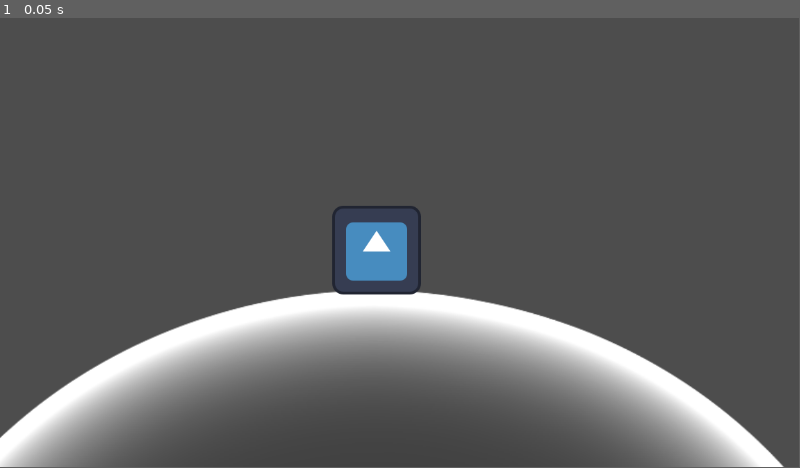
Above: before the commit, frame 1.
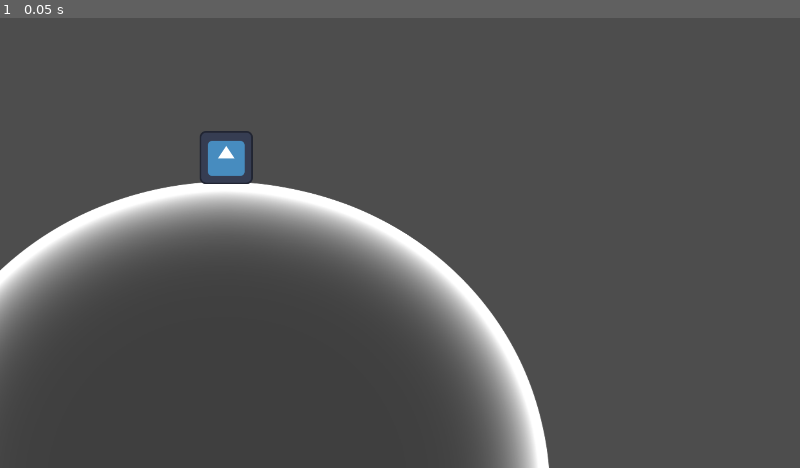
Above: after the commit, the same moment.

Repository: Boris14/GMTK2025
Game: Godot game, scene res://Scenes/Main.tscn
The game is run twice, just before and just after one commit, with the same random seed, the same clock (stepped at 60 frames per second) and the same inputs. Before the commit the project has no main scene; this scene is started directly in both runs. The engine's default icon, where the game draws it, is replaced by a stand-in: a white triangle on a blue panel in a dark square.
Inputs:
- Up to frame 1 (0.05 s): no input
In our replay, the window is 799x449 before the commit and 800x450 after it. These sizes can differ from the game's own. Grey fills any space a smaller window leaves; there, only what the larger window draws over its background counts as a difference.

The runs differ from the first frame. In frame 1, 27% of the frame differs, in the area x 0-98%, y 25-100%.

Commit message:
Added base classroom

Diff:
--- /dev/null
+++ b/Scenes/Dialog/LongDialogBubble.tscn
@@ -0,0 +1,33 @@
+[gd_scene load_steps=7 format=3 uid="uid://b35x4b24scnw8"]
+
+[ext_resource type="Script" uid="uid://glfvu8fgcsm0" path="res://Scripts/Dialog/dialog_bubble.gd" id="1_7hor3"]
+[ext_resource type="Texture2D" uid="uid://d1v8qin65fkdc" path="res://Assets/body_yellowE.png" id="1_dqe02"]
+[ext_resource type="Texture2D" uid="uid://dnabcrl0l7wb2" path="res://Assets/Emotes/emote_drops.png" id="3_3t1tg"]
+[ext_resource type="Texture2D" uid="uid://b8baaujfgjo8" path="res://Assets/Emotes/emote_faceSad.png" id="3_vj8aq"]
+[ext_resource type="Texture2D" uid="uid://dlorolsbfat16" path="res://Assets/Emotes/emote_heart.png" id="4_2bgro"]
+[ext_resource type="Texture2D" uid="uid://f8y20vlk73s7" path="res://Assets/Emotes/emote_heartBroken.png" id="4_7hor3"]
+
+[node name="TextBubble" type="Node2D"]
+script = ExtResource("1_7hor3")
+emote_sprites = Array[Texture]([ExtResource("3_3t1tg"), ExtResource("3_vj8aq"), ExtResource("4_7hor3")])
+
+[node name="Background" type="Sprite2D" parent="."]
+modulate = Color(0, 0, 0, 1)
+position = Vector2(1.92775, -2.12051)
+rotation = 1.5708
+scale = Vector2(0.8, 0.6)
+texture = ExtResource("1_dqe02")
+
+[node name="Emotes" type="Node2D" parent="."]
+
+[node name="Emote1" type="Sprite2D" parent="Emotes"]
+position = Vector2(-32, 1)
+texture = ExtResource("3_3t1tg")
+
+[node name="Emote3" type="Sprite2D" parent="Emotes"]
+position = Vector2(0, 1)
+texture = ExtResource("4_2bgro")
+
+[node name="Emote4" type="Sprite2D" parent="Emotes"]
+position = Vector2(34, -1)
+texture = ExtResource("4_7hor3")
--- /dev/null
+++ b/Scenes/Dialog/ShortDialogBubble.tscn
@@ -0,0 +1,22 @@
+[gd_scene load_steps=4 format=3 uid="uid://dr3wuuko4m517"]
+
+[ext_resource type="Texture2D" uid="uid://d1v8qin65fkdc" path="res://Assets/body_yellowE.png" id="1_brase"]
+[ext_resource type="Script" uid="uid://glfvu8fgcsm0" path="res://Scripts/Dialog/dialog_bubble.gd" id="1_pd7se"]
+[ext_resource type="Texture2D" uid="uid://dnabcrl0l7wb2" path="res://Assets/Emotes/emote_drops.png" id="3_7aqr5"]
+
+[node name="TextBubble" type="Node2D"]
+script = ExtResource("1_pd7se")
+emote_sprites = Array[Texture]([ExtResource("3_7aqr5")])
+
+[node name="Background" type="Sprite2D" parent="."]
+modulate = Color(0, 0, 0, 1)
+rotation = 1.5708
+scale = Vector2(0.6, 0.3)
+texture = ExtResource("1_brase")
+
+[node name="Emotes" type="Node2D" parent="."]
+
+[node name="Emote1" type="Sprite2D" parent="Emotes"]
+position = Vector2(0, 3)
+scale = Vector2(1.2, 1.2)
+texture = ExtResource("3_7aqr5")
--- /dev/null
+++ b/Scenes/Rooms/Classroom.tscn
@@ -0,0 +1,84 @@
+[gd_scene load_steps=10 format=3 uid="uid://7daf7wtjt7h0"]
+
+[ext_resource type="Texture2D" uid="uid://c5d10l1ragj2u" path="res://Assets/light4.png" id="1_6k8j5"]
+[ext_resource type="Texture2D" uid="uid://cpd0gfq47g4b4" path="res://Assets/icon.svg" id="2_7nha4"]
+[ext_resource type="PackedScene" uid="uid://b35x4b24scnw8" path="res://Scenes/Dialog/LongDialogBubble.tscn" id="3_ciq5a"]
+[ext_resource type="Texture2D" uid="uid://dnabcrl0l7wb2" path="res://Assets/Emotes/emote_drops.png" id="4_dscc8"]
+[ext_resource type="Texture2D" uid="uid://dymcbnj1xdeox" path="res://Assets/Emotes/emote_idea.png" id="5_la1f3"]
+[ext_resource type="Texture2D" uid="uid://cc6li3yu1kjj0" path="res://Assets/Emotes/emote_star.png" id="6_3s13x"]
+[ext_resource type="Texture2D" uid="uid://bgg7u2j5xjusa" path="res://Assets/clouds1.png" id="7_ulvco"]
+[ext_resource type="PackedScene" uid="uid://dr3wuuko4m517" path="res://Scenes/Dialog/ShortDialogBubble.tscn" id="8_s01a7"]
+[ext_resource type="Texture2D" uid="uid://dlorolsbfat16" path="res://Assets/Emotes/emote_heart.png" id="9_wblgs"]
+
+[node name="Bedroom" type="Node2D"]
+
+[node name="Planet" type="Sprite2D" parent="."]
+position = Vector2(955, 2007)
+rotation = -6.26289
+scale = Vector2(2.5, 2.5)
+texture = ExtResource("1_6k8j5")
+
+[node name="Icon2" type="Sprite2D" parent="Planet"]
+position = Vector2(195.017, -542.356)
+rotation = 0.389638
+scale = Vector2(0.287051, 1.03805)
+texture = ExtResource("2_7nha4")
+
+[node name="TextBubble" parent="Planet" instance=ExtResource("3_ciq5a")]
+position = Vector2(241.802, -662.644)
+emote_sprites = Array[Texture]([ExtResource("4_dscc8"), ExtResource("5_la1f3"), ExtResource("6_3s13x")])
+
+[node name="Clouds4" type="Sprite2D" parent="Planet"]
+visible = false
+show_behind_parent = true
+position = Vector2(-28.7992, 557.216)
+rotation = -3.09206
+scale = Vector2(0.774276, 1.91394)
+skew = -0.000793815
+texture = ExtResource("7_ulvco")
+
+[node name="Clouds3" type="Sprite2D" parent="Planet"]
+visible = false
+modulate = Color(1, 1, 0, 1)
+show_behind_parent = true
+position = Vector2(473.384, 295.342)
+rotation = 2.1286
+scale = Vector2(0.774276, 1.91394)
+skew = -0.000793934
+texture = ExtResource("7_ulvco")
+
+[node name="Clouds2" type="Sprite2D" parent="Planet"]
+visible = false
+modulate = Color(1, 0.258824, 1, 1)
+show_behind_parent = true
+position = Vector2(486.163, -273.797)
+rotation = 1.05789
+scale = Vector2(0.774276, 1.91394)
+skew = -0.000793815
+texture = ExtResource("7_ulvco")
+
+[node name="Clouds1" type="Sprite2D" parent="Planet"]
+visible = false
+show_behind_parent = true
+position = Vector2(2.12345, -559.198)
+rotation = -0.000309438
+scale = Vector2(0.773286, 1.9115)
+skew = -0.000793815
+texture = ExtResource("7_ulvco")
+
+[node name="TextBubble2" parent="Planet" instance=ExtResource("8_s01a7")]
+position = Vector2(-98.7535, -607.721)
+emote_sprites = Array[Texture]([ExtResource("9_wblgs")])
+
+[node name="TextBubble3" parent="Planet" instance=ExtResource("8_s01a7")]
+position = Vector2(-16.4354, -612.593)
+emote_sprites = Array[Texture]([ExtResource("9_wblgs")])
+
+[node name="TextBubble4" parent="Planet" instance=ExtResource("8_s01a7")]
+position = Vector2(65.564, -613.457)
+emote_sprites = Array[Texture]([ExtResource("5_la1f3")])
+
+[node name="Icon" type="Sprite2D" parent="."]
+position = Vector2(959, 670)
+scale = Vector2(0.857191, 0.831827)
+texture = ExtResource("2_7nha4")
--- /dev/null
+++ b/Scripts/Dialog/dialog_bubble.gd
@@ -0,0 +1,24 @@
+@tool
+extends Node2D
+
+@onready var background_sprite := $Background as Sprite2D
+
+@export var emote_sprites : Array[Texture]:
+	set(new_emote_sprites):
+		emote_sprites = new_emote_sprites
+		_on_emote_sprites_changed()
+
+
+func _on_emote_sprites_changed():
+	var i := 0
+	var emotes_container = get_node_or_null("Emotes")
+	if not is_instance_valid(emotes_container):
+		return
+
+	for child in emotes_container.get_children():
+		if i >= emote_sprites.size():
+			return
+
+		if child is Sprite2D and is_instance_valid(emote_sprites[i]):
+			child.texture = emote_sprites[i]
+			i += 1
--- a/project.godot
+++ b/project.godot
@@ -11,8 +11,16 @@
 [application]
 
 config/name="GMTK2025"
+run/main_scene="uid://d4kpic77i7iw7"
 config/features=PackedStringArray("4.4", "GL Compatibility")
 config/icon="res://Assets/icon.svg"
+
+[display]
+
+window/size/viewport_width=1920
+window/size/viewport_height=1080
+window/stretch/mode="viewport"
+window/stretch/aspect="keep_width"
 
 [dotnet]
 
Binary file added: Assets/Emotes/emote_cash.png
Not shown, added: Assets/Emotes/emote_cash.png.import
Binary file added: Assets/Emotes/emote_drops.png
Not shown, added: Assets/Emotes/emote_drops.png.import
Binary file added: Assets/Emotes/emote_faceHappy.png
Not shown, added: Assets/Emotes/emote_faceHappy.png.import
Binary file added: Assets/Emotes/emote_faceSad.png
Not shown, added: Assets/Emotes/emote_faceSad.png.import
Binary file added: Assets/Emotes/emote_heart.png
Not shown, added: Assets/Emotes/emote_heart.png.import
Binary file added: Assets/Emotes/emote_heartBroken.png
Not shown, added: Assets/Emotes/emote_heartBroken.png.import
(and 13 more such lines)
